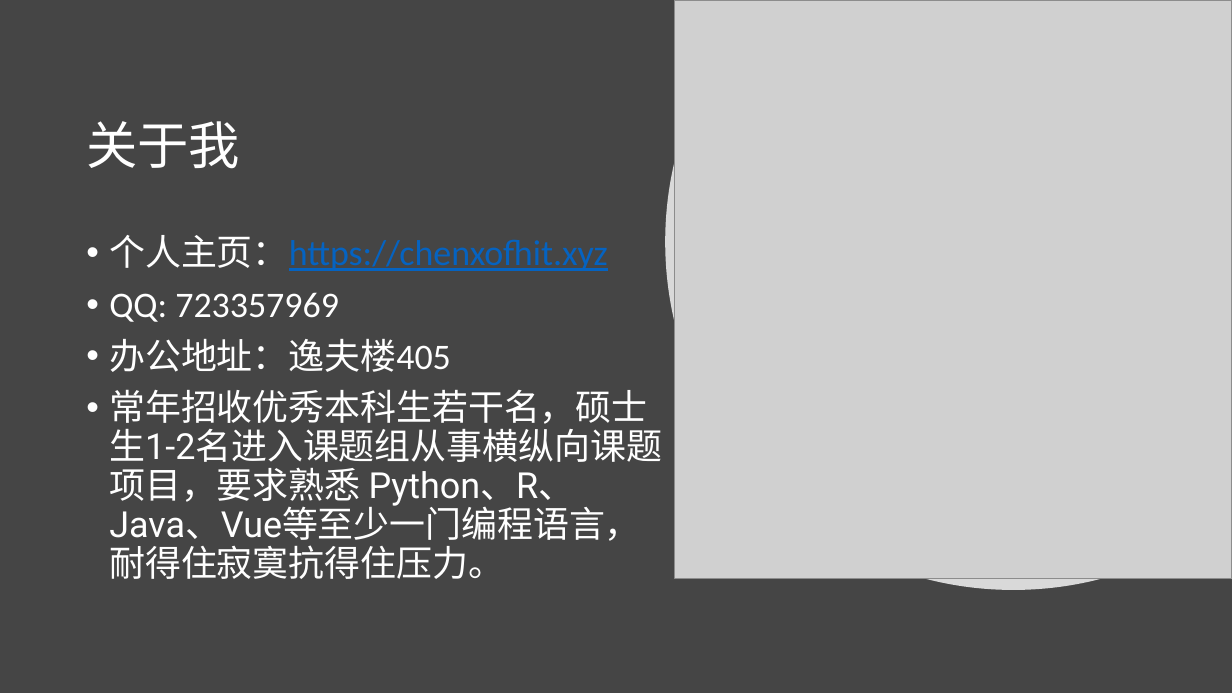
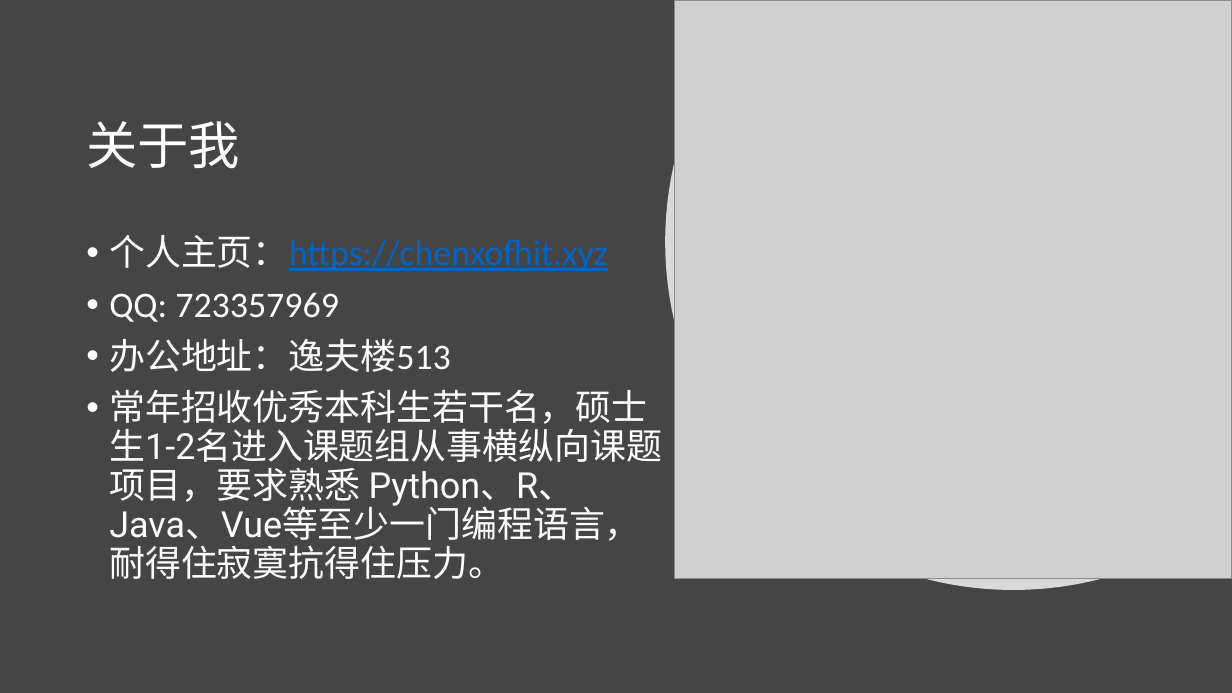
Before and after one commit to chenxofhit/ModernWebFullStack, a slide deck: slide 2 of 课件/part1.HTML:CSS:JavaScript/第0章-高级Web编程.pptx. Drawn at 1232x693 pixels with LibreOffice and Linux fonts; fonts in the diff are those of the drawing; grey boxes stand for pictures. Boxes give left, top, right and bottom in pixels: in the first picture for what was removed or moved away, otherwise in the second. Text is boxed around its words. In the diff, an @@ line names an element or a change of style, - is before the commit and + after.

```diff
--- a/课件/part1.HTML:CSS:JavaScript/第0章-高级Web编程.pptx
+++ b/课件/part1.HTML:CSS:JavaScript/第0章-高级Web编程.pptx
@@ text at <box>109,339,451,372</box>: text changed @@
-• 办公地址：逸夫楼405
+• 办公地址：逸夫楼513
```
Also in this commit, not shown: 3 other slides changed, 3 slides added, 1 slide removed, 1 other file.
